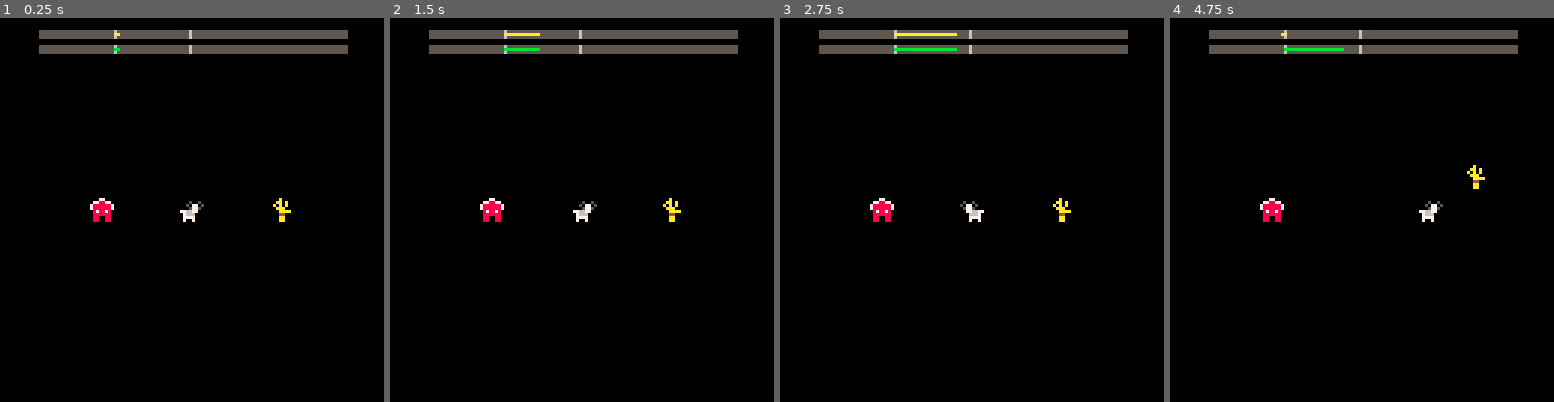
Above: before the commit, frames 1-4 (left to right).
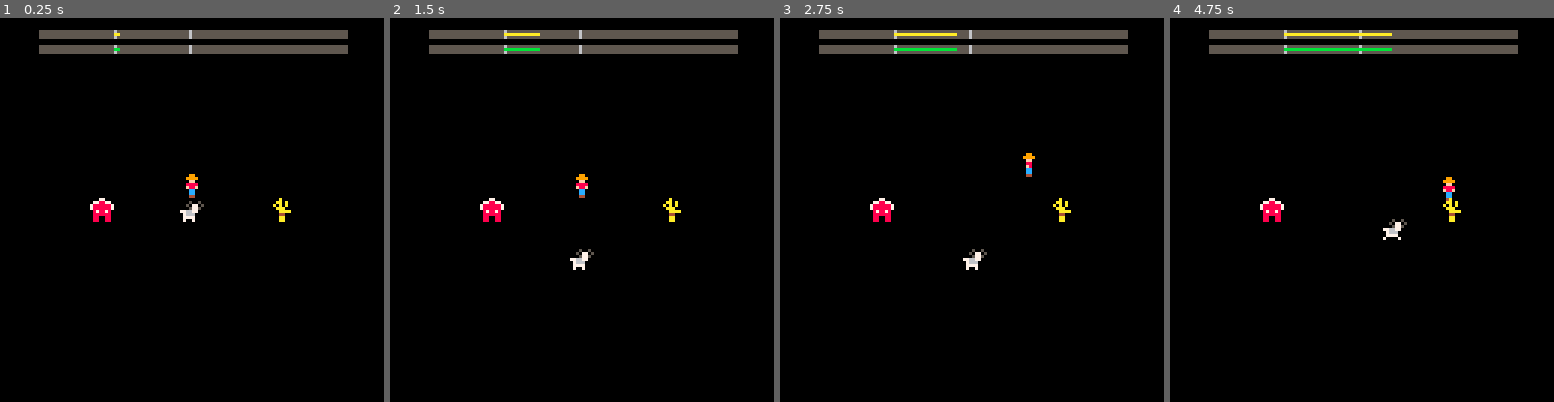
Above: after the commit, the same moments.

Repository: stenington/needy
Game: PICO-8 cartridge needy.p8
Two runs of this game, one before a commit and one after it. Both use one fixed random seed, a clock stepped at 60 frames per second and the inputs below.
Inputs:
- Up to frame 1 (0.25 s): no input
- Up to frame 2 (1.5 s): tap O (Z key) at 0.7 s
- Up to frame 3 (2.75 s): hold Right 1.6-2.1 s; tap O (Z key) at 1.7, 2.1, 2.5 s; hold Up 2.15-2.42 s; hold Right from 2.47 s (still down)
- Up to frame 4 (4.75 s): tap O (Z key) every 0.4 s from 2.9 to 4.5 s; release Right at 3.03 s; hold Left 3.08-3.58 s; hold Down 3.63-3.97 s; hold Right 4.02-4.68 s; hold Up from 4.73 s (still down)

The runs differ from the first frame. In frame 1, 0.1% of the frame differs, in the area x 48-52%, y 40-47%; in frame 2, 0.5%; in frame 3, 0.4%; in frame 4, 1.0%, in the area x 28-83%, y 3-58%.

Commit message:
you are a farmer and can scare the goat with z

Diff:
--- a/needy.p8
+++ b/needy.p8
@@ -6,7 +6,7 @@
   and abs(a.y-b.y)<8
 end
 
-function moveto(a,b)
+function moveto(a,b,flp)
  diffx=b.x-a.x
  dx=0
  dy=0
@@ -16,6 +16,10 @@
  diffy=b.y-a.y
  if diffy!=0 then
   dy=(diffy/abs(diffy))*min(abs(diffy),1)
+ end
+ if flp then
+  dx=-dx
+  dy=-dy
  end
  a.x+=dx
  a.y+=dy
@@ -35,104 +39,147 @@
  line(zerop,y,linex,y,col)
 end
 
+function anim(tick, frames)
+ return frames[(tick%#frames)+1]
+end
+
+
+user={}
+
+user.update = function(actor)
+ actor.scaring=false
+ if btn(4) then
+  actor.scaring=true
+  user.scare(actor)
+ else
+  user.move(actor)
+ end
+end
+
+user.move = function(actor)
+ actor.dy=0
+ actor.dx=0
+ if btn(2) then actor.dy=-1 end
+ if btn(3) then actor.dy=1 end
+ if btn(0) then actor.dx=-1 end
+ if btn(1) then actor.dx=1 end
+ actor.x+=actor.dx
+ actor.y+=actor.dy
+end
+
+user.scare = function(actor)
+ goat.switchto(fleeing)
+end
+
+user.draw = function(actor)
+ if actor.scaring then
+  s=34
+ else
+  s=18
+  if actor.dx<0 then
+   s=anim(tick, {23,24})
+  elseif actor.dx>0 then
+   s=anim(tick, {21,22})
+  elseif actor.dy<0 then
+   s=anim(tick, {19,20})
+  elseif actor.dy>0 then
+   s=anim(tick, {19,20})
+  end
+ end
+ spr(s,actor.x,actor.y,1,1,false)
+end
+
 
 waiting={}
 
-waiting.update = function(guy)
- guy.hungry+=1
- guy.sleepy+=1
- if guy.hungry>100 then
-  guy.switchto(eating)
- elseif guy.sleepy>100 then
-  guy.switchto(sleeping)
+waiting.update = function(actor)
+ actor.hungry+=1
+ actor.sleepy+=1
+ if actor.hungry>100 then
+  actor.switchto(eating)
+ elseif actor.sleepy>100 then
+  actor.switchto(sleeping)
  elseif tick%30==0 then
  	dx=flr(rnd(3))-1
   dy=flr(rnd(3))-1
-  moveto(guy,{x=guy.x+dx,y=guy.y+dy})
- end
-end
-
-waiting.draw = function(guy)
- spr(0,guy.x,guy.y,1,1,guy.flip)
+  moveto(actor,{x=actor.x+dx,y=actor.y+dy})
+ end
+end
+
+waiting.draw = function(actor)
+ spr(0,actor.x,actor.y,1,1,actor.flip)
 end
 
 
 eating={}
 
-eating.update = function(guy)
- if near(guy, food) then
+eating.update = function(actor)
+ if near(actor, food) then
   eating.eating=true
-  eating.act(guy)
+  eating.act(actor)
  else
   eating.eating=false
-  guy.hungry+=1
-  guy.sleepy+=1
-  moveto(guy,food)
- end
-end
-
-eating.draw = function(guy)
+  actor.hungry+=1
+  actor.sleepy+=1
+  moveto(actor,food)
+ end
+end
+
+eating.draw = function(actor)
  if eating.eating then
-  if (flr(tick/4))%2==0 then
-   spr(0,guy.x,guy.y,1,1,guy.flip)
-  else
-   spr(2,guy.x,guy.y,1,1,guy.flip)
-  end
+  s=anim(flr(tick/4), {0,2})
+  spr(s,actor.x,actor.y,1,1,actor.flip)
  else
-  if (flr(tick/4))%2==0 then
-   spr(0,guy.x,guy.y,1,1,guy.flip)
-  else
-   spr(1,guy.x,guy.y,1,1,guy.flip)
-  end
- end
-end
-
-eating.act = function(guy)
- guy.sleepy-=3
- guy.hungry-=8
- if guy.hungry<=0 then
-  guy.switchto(waiting)
- end
-end
-
-eating.finish = function()
- food.x = flr(rnd(120))
- food.y = flr(rnd(120))
+  s=anim(flr(tick/4), {0,1})
+  spr(s,actor.x,actor.y,1,1,actor.flip)
+ end
+end
+
+eating.act = function(actor)
+ actor.sleepy-=3
+ actor.hungry-=8
+ if actor.hungry<=0 then
+  actor.switchto(waiting)
+ end
+end
+
+eating.finish = function(actor)
+ if actor.hungry<=0 then
+  food.x = flr(rnd(120))
+  food.y = flr(rnd(120))
+ end
 end
 
 
 sleeping={}
 sleeping.asleep=false
 
-sleeping.update = function(guy)
- if near(guy,bed) then
+sleeping.update = function(actor)
+ if near(actor,bed) then
   sleeping.asleep=true
-  sleeping.act(guy)
+  sleeping.act(actor)
  else
   sleeping.asleep=false
-  guy.hungry+=1
-  guy.sleepy+=1
-  moveto(guy,bed)
- end
-end
-
-sleeping.act = function(guy)
- guy.hungry+=2
- guy.sleepy-=2
- if guy.sleepy<=0 then
-  guy.switchto(waiting)
- end
-end
-
-sleeping.draw = function(guy)
+  actor.hungry+=1
+  actor.sleepy+=1
+  moveto(actor,bed)
+ end
+end
+
+sleeping.act = function(actor)
+ actor.hungry+=2
+ actor.sleepy-=2
+ if actor.sleepy<=0 then
+  actor.switchto(waiting)
+ end
+end
+
+sleeping.draw = function(actor)
  if sleeping.asleep then
-  spr(3,guy.x,guy.y,1,1,guy.flip)
+  spr(3,actor.x,actor.y,1,1,actor.flip)
  else
-  if (flr(tick/4))%2==0 then
-   spr(0,guy.x,guy.y,1,1,guy.flip)
-  else
-   spr(1,guy.x,guy.y,1,1,guy.flip)
-  end
+  s=anim(flr(tick/4), {0,1})
+  spr(s,actor.x,actor.y,1,1,actor.flip)
  end
 end
 
@@ -141,17 +188,42 @@
 end
 
 
+fleeing={}
+
+fleeing.update = function(actor)
+ actor.hungry+=1
+ actor.sleepy+=1
+ diffx=abs(guy.x-actor.x)
+ diffy=abs(guy.y-actor.y)
+ diff=sqrt(diffx^2+diffy^2)
+ if diff<24 then
+  moveto(actor,guy,true)
+ else
+  actor.switchto(waiting)
+ end
+end
+
+fleeing.draw = function(actor)
+ s=anim(flr(tick/2), {0,1})
+ spr(s,actor.x,actor.y,1,1,actor.flip)
+end
+
+
 guy={}
-guy.flip=false
-
-guy.switchto = function(next)
- curr=guy.state
+guy.dx=0
+guy.dy=0
+
+goat={}
+goat.flip=false
+
+goat.switchto = function(next)
+ curr=goat.state
  if curr.finish then
-  curr.finish()
- end
- guy.state=next
+  curr.finish(goat)
+ end
+ goat.state=next
  if next.start then
-  next.start()
+  next.start(goat)
  end
 end
 
@@ -174,10 +246,14 @@
  tick=0
 
  guy.x=60
- guy.y=60
- guy.hungry=0
- guy.sleepy=0
- guy.state=waiting
+ guy.y=52
+ guy.state=user
+
+ goat.x=60
+ goat.y=60
+ goat.hungry=0
+ goat.sleepy=0
+ goat.state=waiting
 
  bed.x=30
  bed.y=60
@@ -185,15 +261,16 @@
  food.x=90
  food.y=60
 
- ents={bed,food}
+ ents={guy,goat,bed,food}
 end
 
 function _update()
  tick+=1
- guy.state.update(guy)
  for ent in all(ents) do
   if ent.update then
    ent.update()
+  elseif ent.state then
+   ent.state.update(ent)
   end
  end
 end
@@ -201,12 +278,15 @@
 function _draw()
  cls()
  for ent in all(ents) do
-  ent.draw(ent)
- end
- guy.state.draw(guy)
-
- graph(guy.hungry,-100,300,5,10,{0,100})
- graph(guy.sleepy,-100,300,10,11,{0,100})
+  if ent.draw then
+   ent.draw(ent)
+  elseif ent.state then
+   ent.state.draw(ent)
+  end
+ end
+
+ graph(goat.hungry,-100,300,5,10,{0,100})
+ graph(goat.sleepy,-100,300,10,11,{0,100})
 end
 __gfx__
 00000000000000000000000000000000000000000000000000000000000000000000000000000000000000000000000000000000000000000000000000000000
@@ -217,22 +297,22 @@
 07666000076660000766770007657750000000000000000000000000000000000000000000000000000000000000000000000000000000000000000000000000
 07777000077770000777700077667700000000000000000000000000000000000000000000000000000000000000000000000000000000000000000000000000
 07007000700007000700700007777000000000000000000000000000000000000000000000000000000000000000000000000000000000000000000000000000
-00077000000a00000000000000000000000000000000000000000000000000000000000000000000000000000000000000000000000000000000000000000000
-0778877000aa0a000000000000000000000000000000000000000000000000000000000000000000000000000000000000000000000000000000000000000000
-788888870a0a0a000000000000000000000000000000000000000000000000000000000000000000000000000000000000000000000000000000000000000000
-7888888700aaa0000000000000000000000000000000000000000000000000000000000000000000000000000000000000000000000000000000000000000000
-08788780000aaaa00000000000000000000000000000000000000000000000000000000000000000000000000000000000000000000000000000000000000000
-08888880000440000000000000000000000000000000000000000000000000000000000000000000000000000000000000000000000000000000000000000000
-08800880000aa0000000000000000000000000000000000000000000000000000000000000000000000000000000000000000000000000000000000000000000
-08800880000aa0000000000000000000000000000000000000000000000000000000000000000000000000000000000000000000000000000000000000000000
-00000000000000000000000000000000000000000000000000000000000000000000000000000000000000000000000000000000000000000000000000000000
-00000000000000000000000000000000000000000000000000000000000000000000000000000000000000000000000000000000000000000000000000000000
-00000000000000000000000000000000000000000000000000000000000000000000000000000000000000000000000000000000000000000000000000000000
-00000000000000000000000000000000000000000000000000000000000000000000000000000000000000000000000000000000000000000000000000000000
-00000000000000000000000000000000000000000000000000000000000000000000000000000000000000000000000000000000000000000000000000000000
-00000000000000000000000000000000000000000000000000000000000000000000000000000000000000000000000000000000000000000000000000000000
-00000000000000000000000000000000000000000000000000000000000000000000000000000000000000000000000000000000000000000000000000000000
-00000000000000000000000000000000000000000000000000000000000000000000000000000000000000000000000000000000000000000000000000000000
+00077000000a00000009900000099000000990000009900000099000000990000009900000000000000000000000000000000000000000000000000000000000
+0778877000aa0a000099990000999900009999000099990000999900009999000099990000000000000000000000000000000000000000000000000000000000
+788888870a0a0a00000ff000000ff000000ff000000ff000000ff000000ff000000ff00000000000000000000000000000000000000000000000000000000000
+7888888700aaa0000088880000888800008888000008800000088000000880000008800000000000000000000000000000000000000000000000000000000000
+08788780000aaaa000f88f0000f88f0000f88f00000f8000000f80000008f0000008f00000000000000000000000000000000000000000000000000000000000
+0888888000044000000cc000000cc000000cc000000cc000000cc000000cc000000cc00000000000000000000000000000000000000000000000000000000000
+08800880000aa000000cc000000c40000004c000000c0c00000cc00000c0c000000cc00000000000000000000000000000000000000000000000000000000000
+08800880000aa0000004400000040000000040000004040000044000004040000004400000000000000000000000000000000000000000000000000000000000
+00000000000000000009900000000000000000000000000000000000000000000000000000000000000000000000000000000000000000000000000000000000
+00000000000000000099990000000000000000000000000000000000000000000000000000000000000000000000000000000000000000000000000000000000
+00000000000000000f0ff0f000000000000000000000000000000000000000000000000000000000000000000000000000000000000000000000000000000000
+00000000000000000088880000000000000000000000000000000000000000000000000000000000000000000000000000000000000000000000000000000000
+00000000000000000008800000000000000000000000000000000000000000000000000000000000000000000000000000000000000000000000000000000000
+0000000000000000000cc00000000000000000000000000000000000000000000000000000000000000000000000000000000000000000000000000000000000
+0000000000000000000cc00000000000000000000000000000000000000000000000000000000000000000000000000000000000000000000000000000000000
+00000000000000000004400000000000000000000000000000000000000000000000000000000000000000000000000000000000000000000000000000000000
 00000000000000000000000000000000000000000000000000000000000000000000000000000000000000000000000000000000000000000000000000000000
 00000000000000000000000000000000000000000000000000000000000000000000000000000000000000000000000000000000000000000000000000000000
 00000000000000000000000000000000000000000000000000000000000000000000000000000000000000000000000000000000000000000000000000000000
Not shown, changed: index.js
Not shown, changed: needy.p8.png
